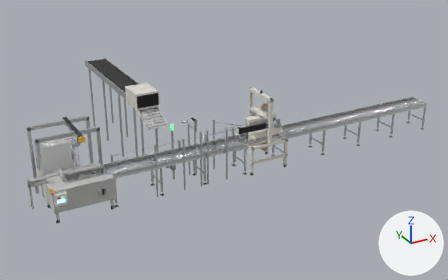
One commit to the glTF model blender/out/caseline/caseline_equipment.glb: the scene before it, then after it.
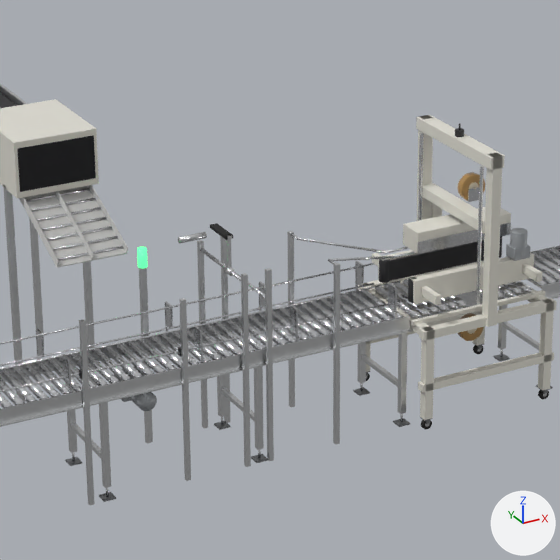
The first picture shows the older version from a 50 mm camera at (-2.79, -11.16, 6.41) aimed at (4.17, 1.49, 0.08). The close-ups show the older and then the newer version on the part from 29% to 65% of the width and 20% to 76% of the height of that picture. Only the edits that show in the close-ups are written down. Arrows for +X, +Y and +Z are at lower right; the lights stay in place. Where no turn or scale is listed for an object, it has been applied to the vertices. Vertices at exactly the same position are counted once.

Names of what the first close-up shows: 'FillAndFold', 'Infeed_Frame', 'Kicker', 'Outfeed_Frame', 'Sealer_Body' and 52 more.
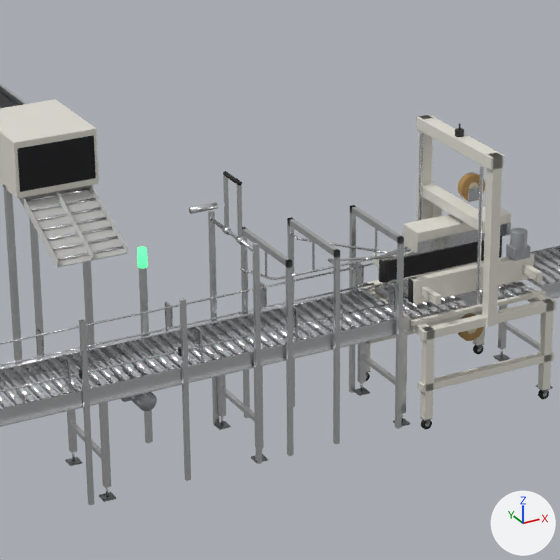
What changed in the scene script:
```text
Change me_fillandfold:
    remove me_fillandfold.from_pydata(...)  # 1032 vertices, 1760 faces; spans x 0.75..3.95, y -0.31..4.5, z 0.0..1.94
    add me_fillandfold.from_pydata(...)  # 1335 vertices, 2340 faces; spans x 0.75..3.95, y -0.31..4.5, z 0.0..1.94
    me_fillandfold part 1: the loose piece of 24 vertices spanning x 2.61..2.63, y -0.3..0.3, z 1.22..1.25 is moved by (0.08, 0.0, 0.18)
    me_fillandfold part 2: the loose piece of 24 vertices spanning x 2.77..2.79, y -0.3..0.3, z 1.08..1.1 is multiplied about its middle by the matrix ((-0.02, 0.037, 0.0), (0.0, 0.0, -0.042), (-0.037, -0.02, 0.0)), then moved by (0.08, 0.0, 0.04)
    me_fillandfold part 3: a new loose piece, a box spanning x 2.915..2.925, y -0.006..0.006, z 1.0938..1.274, in mat_rollerzinc (light grey #dddee1)
    me_fillandfold part 4: a new loose piece, a box spanning x 3.245..3.255, y -0.006..0.006, z 1.068..1.274, in mat_rollerzinc (light grey #dddee1)
    me_fillandfold part 5: a new loose piece, a box spanning x 3.695..3.705, y -0.006..0.006, z 1.068..1.274, in mat_rollerzinc (light grey #dddee1)
    me_fillandfold part 6: a new loose piece, a box spanning x 2.685..2.715, y -0.315..-0.285, z 0.0..1.464, in mat_aluminium (white #e7e8ea)
    me_fillandfold part 7: a new loose piece, a box spanning x 2.685..2.715, y 0.285..0.315, z 0.0..1.464, in mat_aluminium (white #e7e8ea)
    me_fillandfold part 8: the loose piece of 32 vertices spanning x 2.48..2.66, y 0.29..0.33, z 1.29..1.33 is moved by (0.08, 0.0, 0.18)
    me_fillandfold part 9: a new loose piece of 46 vertices spanning x 2.98..3.95, y -0.01..0.01, z 1.06..1.08, in mat_rollerzinc (light grey #dddee1)
    me_fillandfold part 10: a new loose piece of 20 vertices spanning x 2.9..2.93, y -0.31..0.31, z 0.0..1.31, in mat_aluminium (white #e7e8ea)
    me_fillandfold part 11: a new loose piece of 20 vertices spanning x 3.68..3.71, y -0.31..0.31, z 0.0..1.31, in mat_aluminium (white #e7e8ea)
    me_fillandfold part 12: the loose piece of 8 vertices spanning x 2.61..2.63, y -0.31..-0.28, z 0.0..1.28 is deleted
    me_fillandfold part 13: the loose piece of 8 vertices spanning x 2.77..2.8, y 0.28..0.31, z 0.0..1.28 is deleted
    me_fillandfold part 14: the loose piece of 8 vertices spanning x 2.61..2.63, y 0.28..0.31, z 0.0..1.28 is deleted
    me_fillandfold part 15: the loose piece of 8 vertices spanning x 2.77..2.8, y -0.31..-0.28, z 0.0..1.28 is deleted
    me_fillandfold part 16: 4 vertices moved from x 3.23..3.27, y -0.28..0.28, z 1.22 to x 3.23..3.27, y -0.28..0.28, z 1.31; 4 vertices removed from x 3.23..3.27, y -0.31..0.31, z 1.22; 8 vertices added at x 3.23..3.27, y -0.31..0.31, z 1.27..1.31
    other edits to the shape of me_fillandfold do not show in these pictures
Change me_kicker:
    remove me_kicker.from_pydata(...)  # 56 vertices, 96 faces; spans x -0.025..0.025, y -0.13..0.11, z -0.022..0.23
    add me_kicker.from_pydata(...)  # 112 vertices, 204 faces; spans x -0.022..0.022, y -0.11..0.11, z -0.022..0.38
    me_kicker part 17: a new loose piece, a box spanning x -0.012..0.012, y 0.082..0.098, z 0.0..0.366, in mat_aluminium (white #e7e8ea)
    me_kicker part 18: a new loose piece, a 16-sided cylinder along y spanning x -0.014..0.014, y -0.1..0.1, z 0.352..0.38, in mat_rubber (black #212121)
    me_kicker part 19: the loose piece of 8 vertices spanning x -0.025..0.025, y -0.11..0.11, z 0.21..0.23 is deleted
    me_kicker part 20: 20 vertices moved from x -0.022..0.022, y -0.13..-0.09, z -0.022..0.022 to x -0.022..0.022, y -0.11..-0.082, z -0.022..0.022; 4 vertices removed from x -0.01..0.01, y -0.11..-0.09, z 0.22; 4 vertices added at x -0.012..0.012, y -0.098..-0.082, z 0.366
    other edits to the shape of me_kicker do not show in these pictures
Change ob_kicker:
    ob_kicker.location: (2.62, 0.0, 1.234) -> (2.7, 0.0, 1.414)
```

Pixel boxes (x1, y1, x2, y2) of what changed, in the close-ups (560 x 560 px; the box of a moved part takes in the faces that stretch with it):
'Kicker', reshaped, moved (8% narrower, 39% taller)
    before: (210, 223, 235, 276)
    after: (222, 171, 245, 245)
part 1 of me_fillandfold, moved or reshaped
    before: (200, 248, 241, 282)
    after: (211, 218, 253, 252)
part 2 of me_fillandfold, moved or reshaped (not visible afterwards)
    before: (226, 265, 265, 298)
part 3 of me_fillandfold, added
    after: (265, 252, 267, 276)
part 4 of me_fillandfold, added
    after: (312, 242, 315, 271)
part 5 of me_fillandfold, added
    after: (375, 228, 378, 257)
part 6 of me_fillandfold, added
    after: (253, 243, 262, 464)
part 7 of me_fillandfold, added
    after: (208, 211, 219, 424)
part 8 of me_fillandfold, moved or reshaped
    before: (178, 232, 207, 243)
    after: (189, 202, 218, 214)
part 9 of me_fillandfold, added
    after: (275, 249, 411, 280)
part 10 of me_fillandfold, added
    after: (241, 227, 294, 456)
part 11 of me_fillandfold, added
    after: (349, 205, 404, 429)
part 12 of me_fillandfold, deleted
    before: (241, 273, 251, 467)
part 13 of me_fillandfold, deleted
    before: (220, 236, 231, 423)
part 14 of me_fillandfold, deleted
    before: (197, 240, 208, 428)
part 15 of me_fillandfold, deleted
    before: (265, 268, 274, 461)
part 16 of me_fillandfold, moved or reshaped
    before: (287, 231, 340, 444)
    after: (287, 217, 340, 444)
part 17 of me_kicker, added
    after: (223, 175, 229, 228)
part 18 of me_kicker, added
    after: (223, 171, 242, 186)
part 19 of me_kicker, deleted
    before: (210, 223, 233, 240)
part 20 of me_kicker, moved or reshaped
    before: (224, 239, 235, 276)
    after: (235, 185, 245, 245)
